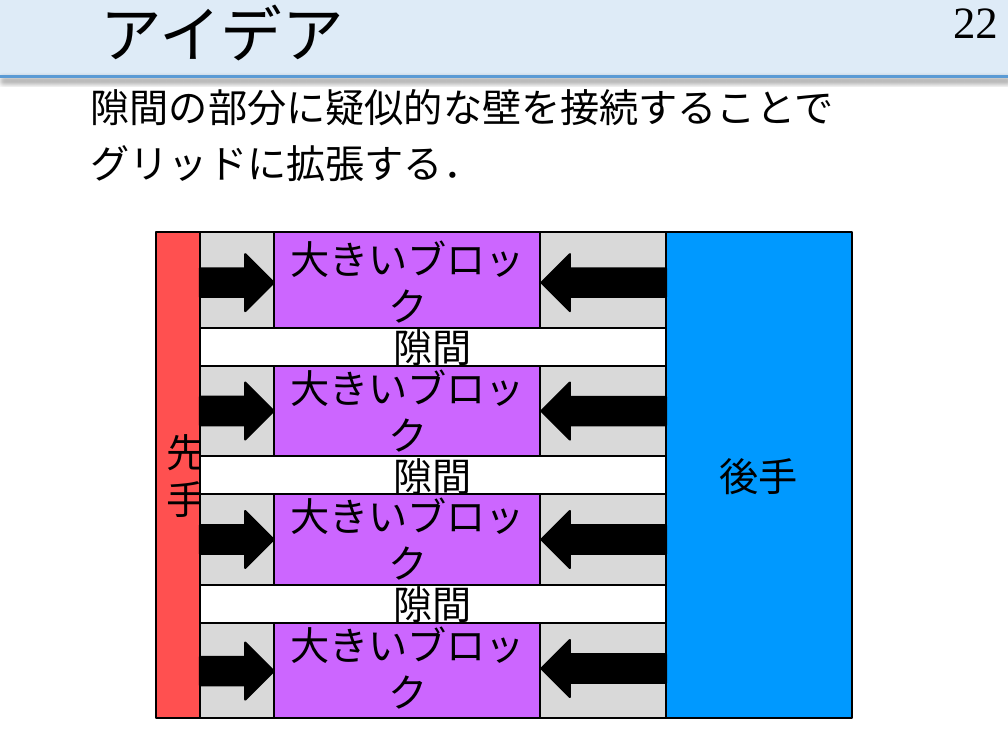
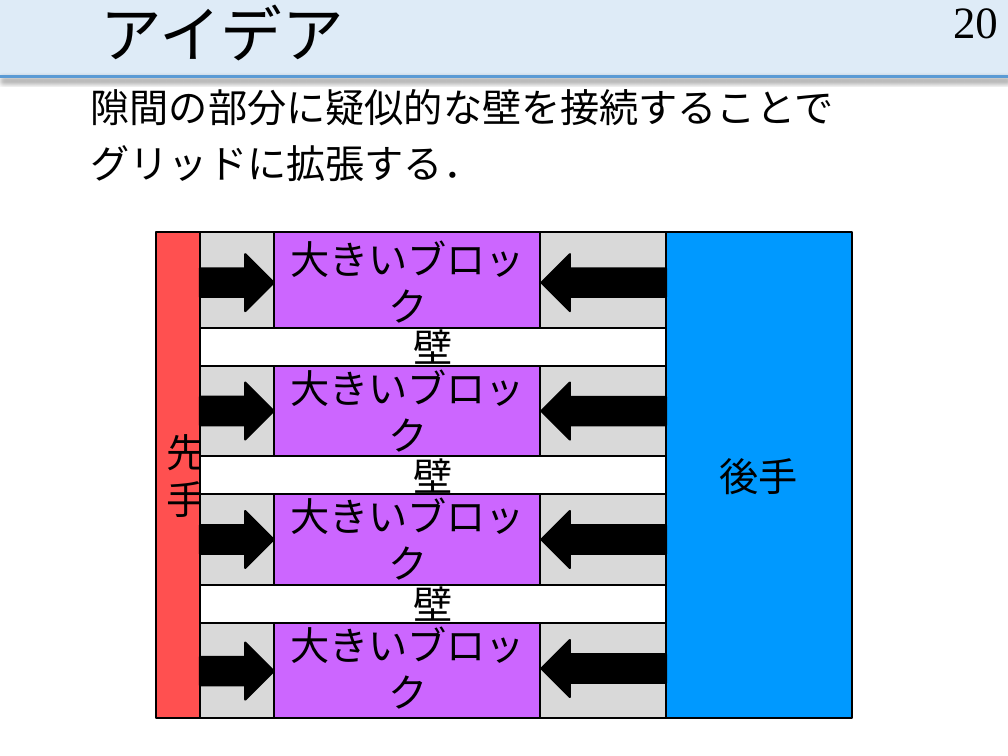
Before and after one commit to MasayaOda/SR, a slide deck: slide 20 of 190513oda.pptx (slide 22 before the commit). Drawn at 1008x756 pixels with LibreOffice and Linux fonts; fonts in the diff are those of the drawing. Boxes give left, top, right and bottom in pixels: in the first picture for what was removed or moved away, otherwise in the second. Text is boxed around its words. In the diff, an @@ line names an element or a change of style, - is before the commit and + after.

```diff
--- a/190513oda.pptx
+++ b/190513oda.pptx
@@ page number at <box>953,8,998,39</box>: text changed @@
-22
+20
@@ text in rectangle at <box>413,327,452,373</box>: text changed @@
-隙間
+壁
@@ text in rectangle at <box>413,455,452,502</box>: text changed @@
-隙間
+壁
@@ text in rectangle at <box>413,584,452,630</box>: text changed @@
-隙間
+壁
```
Also in this commit, not shown: 11 other slides changed, 12 slides added, 22 slides removed.
